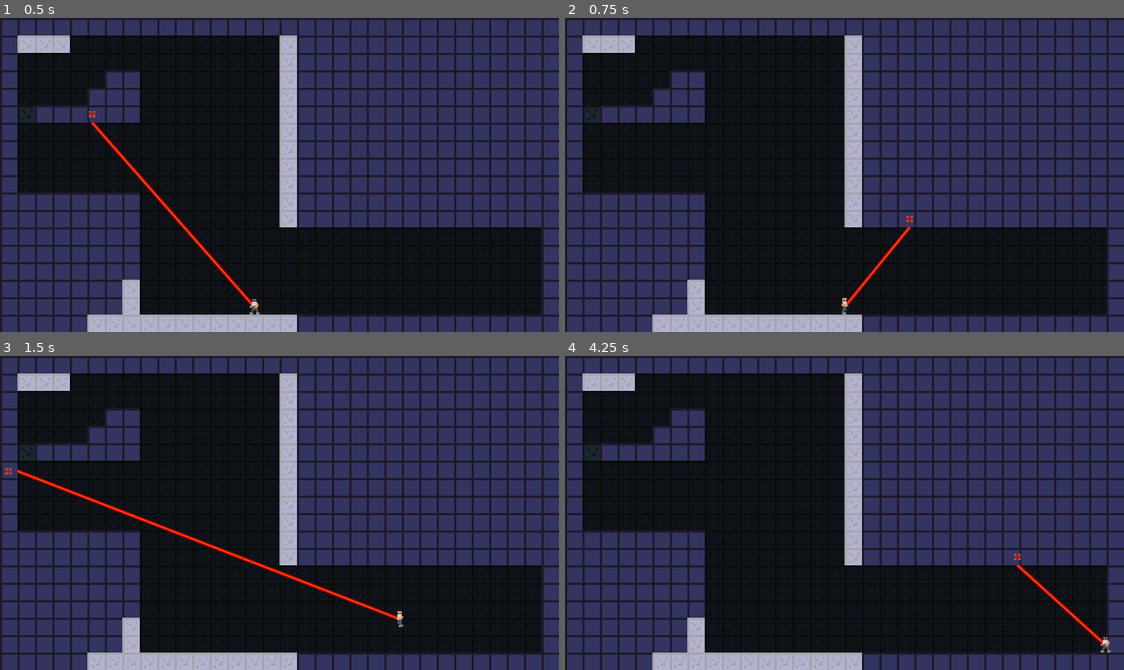
Above: before the commit, frames 1-4 (two rows, left to right).
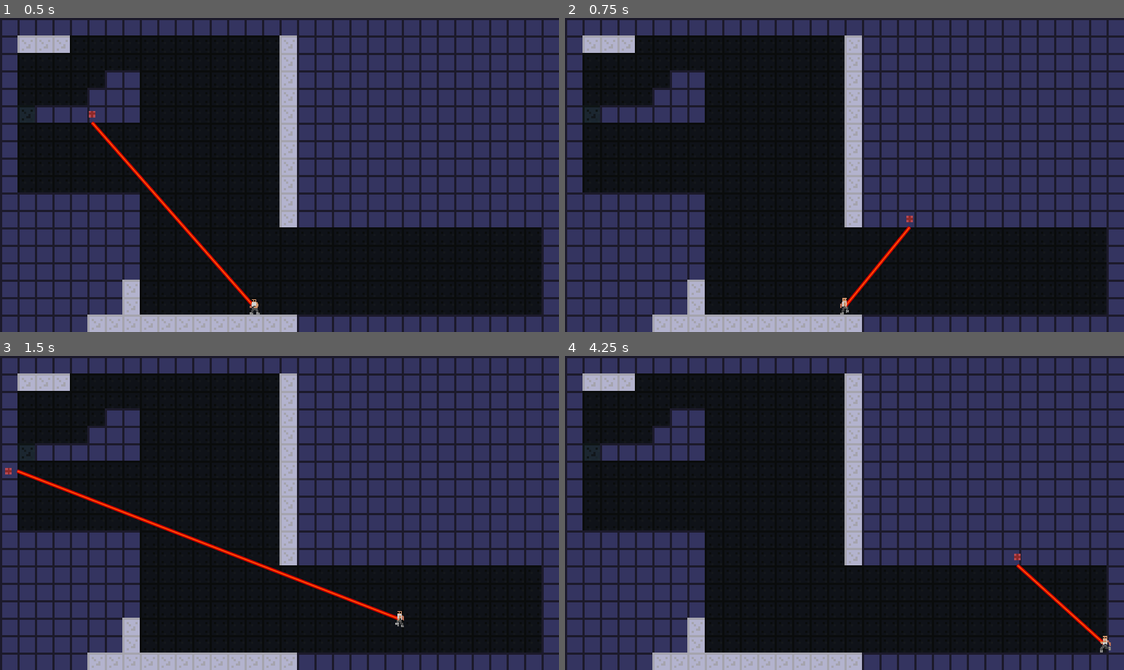
Above: after the commit, the same moments.

Repository: badsadcode/Portal_like_2D
Game: Godot game, scene res://scenes/world/World.tscn
Two runs of this game, one before a commit and one after it. Both use one fixed random seed, a clock stepped at 60 frames per second and the inputs below.
Inputs (mouse positions are in pixels of both pictures, inside the frame that each line leads up to):
- Up to frame 1 (0.5 s): no input
- Up to frame 2 (0.75 s): move the mouse to (967, 159) at 0.52 s; hold D (right) from 0.53 s (still down); click (967, 159) at 0.6 s
- Up to frame 3 (1.5 s): keep holding D (right); tap Space (jump) at 0.77 s; move the mouse to (167, 528) at 1.27 s; tap Middle mouse button (m_mouse) at 1.35 s
- Up to frame 4 (4.25 s): tap Space (jump) at 1.52, 3.02, 3.77 s; move the mouse to (900, 443) at 2.02 s; release D (right) at 2.03 s; hold A (left) 2.03-2.78 s; right-click (900, 443) at 2.1 s; move the mouse to (816, 575) at 2.77 s; hold D (right) from 2.78 s (still down); click (816, 575) at 2.85 s; move the mouse to (1012, 560) at 3.52 s; tap Middle mouse button (m_mouse) at 3.6 s

Frame 1 is identical in both runs. In frame 2, less than 0.1% of the frame differs, in the area x 49-51%, y 89-95%; in frame 3, less than 0.1%; in frame 4, less than 0.1%, in the area x 95-98%, y 89-95%.

Commit message:
performance tweaks regading updating characters hat
Now it's signal based and happens only when necessary and not every frame

Diff:
--- a/scenes/player/character_customization/CharacterCustomization.gd
+++ b/scenes/player/character_customization/CharacterCustomization.gd
@@ -89,7 +89,6 @@
 	print ("texture_width ",texture_width)
 	print ("texture_offsetx ",das_model_hat.get_offset().x)
 	Playervars.player_hat_model = HAT_MODELS[hat_model_index]
-
 	print (hat_model_index, " MODEL INDEX")
 
 
@@ -121,6 +120,7 @@
 	hat_color_index = increase_index(COLORS,hat_color_index)
 	set_color(hat_color_button, hat_style_override, hat_color_index)
 	emit_signal("color_change")
+	Playervars.emit_signal("update_apperance")
 	hat_increase.release_focus()
 
 
@@ -128,6 +128,7 @@
 	hat_color_index = decrease_index(COLORS,hat_color_index)
 	set_color(hat_color_button, hat_style_override, hat_color_index)
 	emit_signal("color_change")
+	Playervars.emit_signal("update_apperance")
 	hat_decrease.release_focus()
 
 
@@ -135,6 +136,7 @@
 	torso_color_index = decrease_index(COLORS,torso_color_index)
 	set_color(torso_color_button, torso_style_override, torso_color_index)
 	emit_signal("color_change")
+	Playervars.emit_signal("update_apperance")
 	torso_decrease.release_focus()
 
 
@@ -142,6 +144,7 @@
 	torso_color_index = increase_index(COLORS,torso_color_index)
 	set_color(torso_color_button, torso_style_override, torso_color_index)
 	emit_signal("color_change")
+	Playervars.emit_signal("update_apperance")
 	torso_increase.release_focus()
 
 
@@ -149,22 +152,26 @@
 	legs_color_index = decrease_index(COLORS,legs_color_index)
 	set_color(legs_color_button, legs_style_override, legs_color_index)
 	emit_signal("color_change")
+	Playervars.emit_signal("update_apperance")
 	legs_decrease.release_focus()
 
 func _on_legs_increase_button_pressed():
 	legs_color_index = increase_index(COLORS,legs_color_index)
 	set_color(legs_color_button, legs_style_override, legs_color_index)
 	emit_signal("color_change")
+	Playervars.emit_signal("update_apperance")
 	legs_increase.release_focus()
 
 
 func _on_hat_model_decrease_button_pressed():
 	hat_model_index = decrease_index(HAT_MODELS, hat_model_index)
 	emit_signal("hat_model_change")
+	Playervars.emit_signal("update_apperance")
 	hat_model_decrease.release_focus()
 
 
 func _on_hat_model_increase_button_pressed():
 	hat_model_index = increase_index(HAT_MODELS, hat_model_index)
 	emit_signal("hat_model_change")
+	Playervars.emit_signal("update_apperance")
 	hat_model_increase.release_focus()
--- a/scenes/player/character_customization/CustomizablePlayer.gd
+++ b/scenes/player/character_customization/CustomizablePlayer.gd
@@ -39,8 +39,13 @@
 # portal type constants, for code clarity
 const PORTAL_ORANGE = 0
 const PORTAL_BLUE = 1
+
+func update_apperance():
+	Playervars.update_apperance()
 func _ready():
 	set_colors()
+	Playervars.connect("update_apperance",self,"update_apperance")
+
 
 func set_sprite_direction():
 	if self.position.x < get_viewport().get_mouse_position().x:
@@ -63,11 +68,9 @@
 
 
 func _process(delta):
-	set_colors()
+	#set_colors()
 	update()
-
 	set_sprite_direction()
-	#display_info()
 
 	#GUN RAYCAST
 	raycast.cast_to = (get_viewport().get_mouse_position() - get_global_position()) * 300
@@ -77,7 +80,6 @@
 
 func _draw():
 	#Draw line showing where player is pointing his portal gun
-# TM 20210725 - named colors for code clarity
 	var laser_glow_color : = Color(1.0, 0, 0, 1)
 	var laser_beam_color : = Color(1.4, 0.60, 0, 1)
 	draw_line(Vector2(0,0), raycast.get_collision_point() - get_global_position(), laser_glow_color, 1.25, true)
@@ -92,24 +94,22 @@
 		max_velocity=lerp(max_velocity, MAX_SPEED, FRICTION)
 
 
-
-
 func _physics_process(delta):
 	get_max_velocity()
 	handle_inputs(delta)
 	motion = move_and_slide(motion, Vector2.UP, false, 4, PI/4, false)
 
+
 func play_animations(aAnimation: String):
-
 	body_head.play(aAnimation)
 	body_arms.play(aAnimation)
 	body_torso.play(aAnimation)
 	body_legs.play(aAnimation)
 
+
 func handle_inputs(aDelta):
 	#APPLY GRAVITY
 	motion.y += GRAVITY  * aDelta
-	play_animations("run")
 
 	var x_input = Input.get_action_strength("right") - Input.get_action_strength("left")
 	if x_input != 0:
--- a/scenes/player/character_customization/CustomizablePlayer.tscn
+++ b/scenes/player/character_customization/CustomizablePlayer.tscn
@@ -155,24 +155,28 @@
 scale = Vector2( 0.5, 0.5 )
 frames = SubResource( 7 )
 animation = "stand"
+speed_scale = 1.5
 playing = true
 
 [node name="Torso" type="AnimatedSprite" parent="Body"]
 scale = Vector2( 0.5, 0.5 )
 frames = SubResource( 13 )
 animation = "stand"
+speed_scale = 1.5
 playing = true
 
 [node name="Legs" type="AnimatedSprite" parent="Body"]
 scale = Vector2( 0.5, 0.5 )
 frames = SubResource( 19 )
 animation = "stand"
+speed_scale = 1.5
 playing = true
 
 [node name="Arms" type="AnimatedSprite" parent="Body"]
 scale = Vector2( 0.5, 0.5 )
 frames = SubResource( 25 )
 animation = "stand"
+speed_scale = 1.5
 playing = true
 
 [node name="Hat" type="Sprite" parent="Body"]
--- a/scenes/player/playervars.gd
+++ b/scenes/player/playervars.gd
@@ -5,5 +5,27 @@
 var player_legs_color = Color(1.0, 1.0, 1.0, 1.0)
 var player_skin_color = Color(1.0, 1.0, 1.0, 1.0)
 var player_hat_color = Color(1.0, 1.0, 1.0, 1.0)
+var laser_glow_color = Color(1.0, 1.0, 1.0, 1.0)
+var laser_beam_color = Color(0.0, 0.5, 0.8, 1.0)
 
+onready var player = get_tree().get_root().get_node("World/CustomizablePlayer")
+onready var player_hat = player.get_node("Body/Hat")
+onready var player_head = player.get_node("Body/Head")
+onready var player_torso = player.get_node("Body/Torso")
+onready var player_arms = player.get_node("Body/arms")
+onready var player_legs = player.get_node("Body/Legs")
 var player_hat_model = "res://assets/player_sprites/hat_no_hat.png"
+
+signal update_apperance
+
+func update_apperance():
+	print ("signal update_apperance emitted")
+	player_hat.texture = load(Playervars.player_hat_model)
+	var texture_width = player_hat.texture.get_width()
+	var texture_height = player_hat.texture.get_height()
+	player_hat.centered = false
+	player_hat.set_offset(Vector2(-texture_width/2, -texture_height))
+
+	player_hat.modulate = player_hat_color
+	player_torso.modulate = player_torso_color
+	player_legs.modulate = player_legs_color
Not shown, added: licenses.txt
